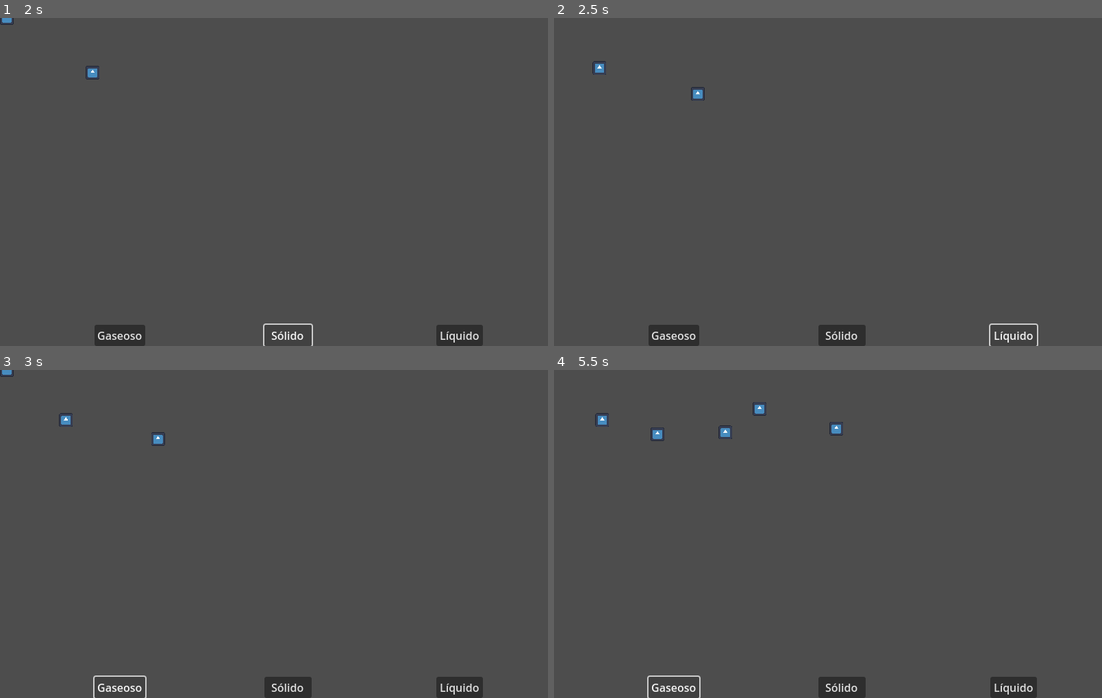
Above: before the commit, frames 1-4 (two rows, left to right).
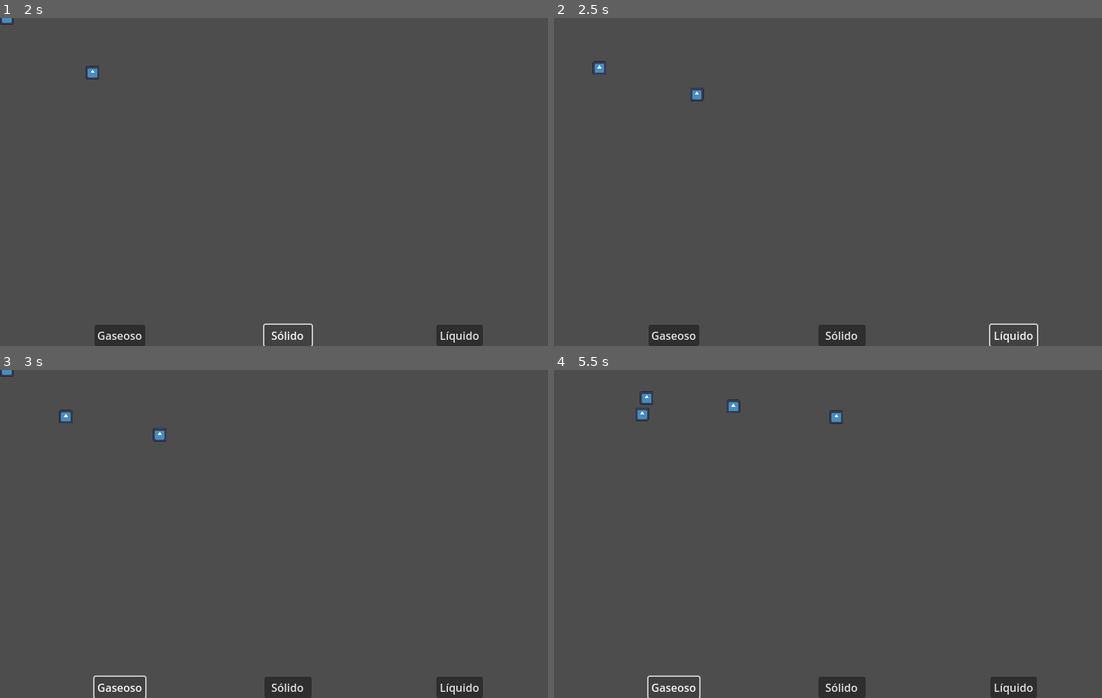
Above: after the commit, the same moments.

Repository: gonzalodelgado/gotita
Game: Godot game, scene res://node_2d.tscn
Same seed, same stepped clock (60 frames per second), same inputs: the game is played once before the commit and once after it. The engine's default icon, where the game draws it, is replaced by a stand-in: a white triangle on a blue panel in a dark square.
Inputs:
- Up to frame 1 (2 s): click "Gaseoso" at 0.5 s; click "Sólido" at 1.25 s
- Up to frame 2 (2.5 s): click "Líquido" at 2 s
- Up to frame 3 (3 s): click "Gaseoso" at 2.75 s
- Up to frame 4 (5.5 s): click "Sólido" at 3.5 s; click "Líquido" at 4.25 s; click "Gaseoso" at 5 s

Frame 1 is identical in both runs. In frame 2, less than 0.1% of the frame differs, in the area x 7-28%, y 14-26%; in frame 3, 0.1%; in frame 4, 0.5%, in the area x 7-53%, y 6-22%.

Commit message:
Actualizar cambios de estado.

Diff:
--- a/gotita.gd
+++ b/gotita.gd
@@ -17,9 +17,11 @@
 			physics_material_override.friction = 0.15
 			physics_material_override.absorbent = true
 			physics_material_override.bounce = 0
-			physics_material_override.rough = false
 			mass = 0.035
 			min_speed = 64
+			gravity_scale = 1.0
+			apply_force(Vector2(0, 1))
+			# linear_velocity.y = -1
 		Estados.SOLIDO:
 			physics_material_override.friction = 0.01
 			physics_material_override.bounce = 0.2
@@ -27,12 +29,14 @@
 			physics_material_override.rough = true
 			mass = 0.035
 			min_speed = 128
+			gravity_scale = 1.0
+			# linear_velocity.y = -1
 		Estados.GASEOSO:
 			physics_material_override.friction = 0
 			physics_material_override.bounce = 0.1
 			physics_material_override.rough = false
-			mass = -0.035
 			min_speed = 32
+			gravity_scale = -0.4
 	var size = $CollisionShape2D.shape.radius
 	if position.x - size <= 0:
 		position.x = size + 1
